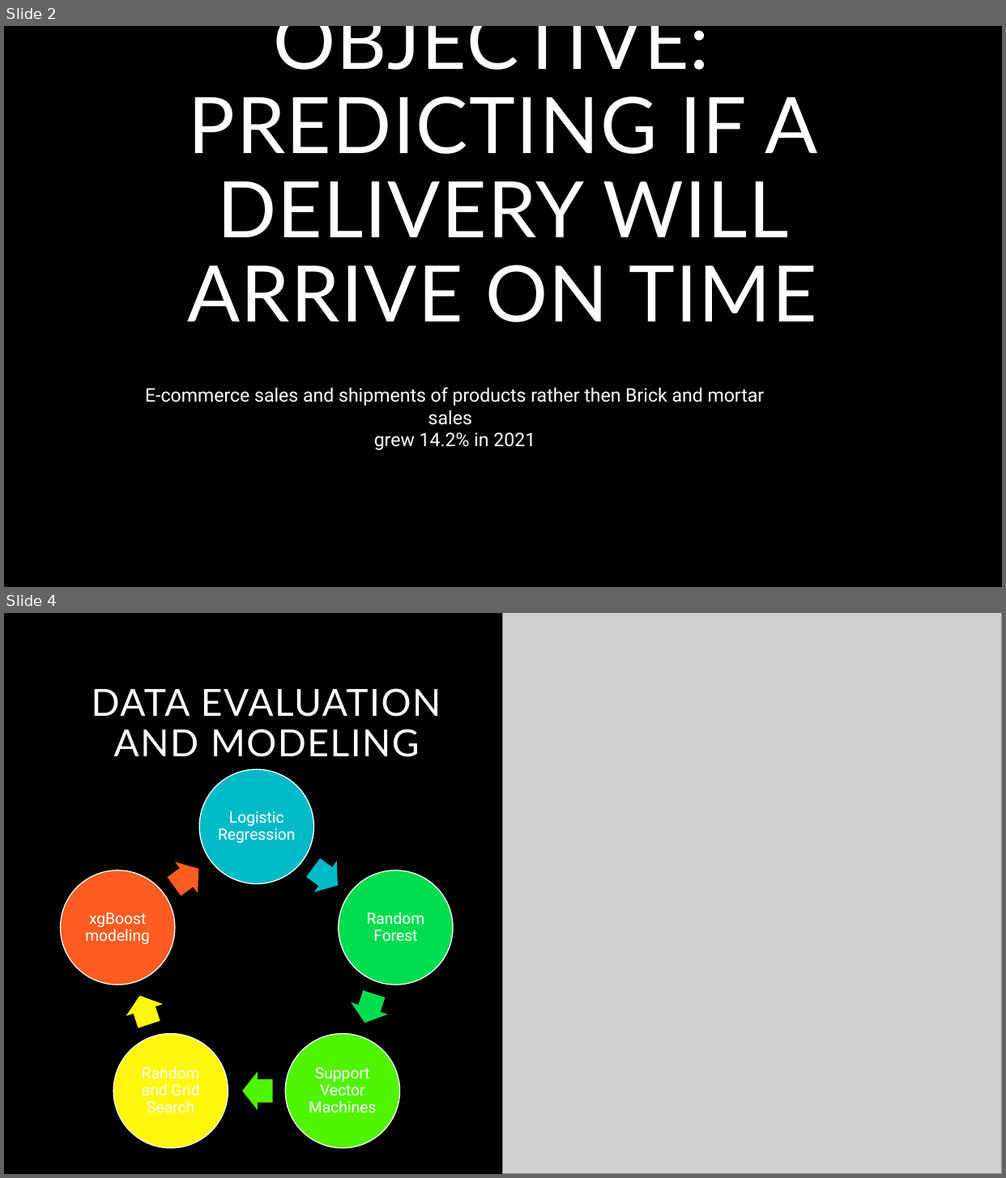
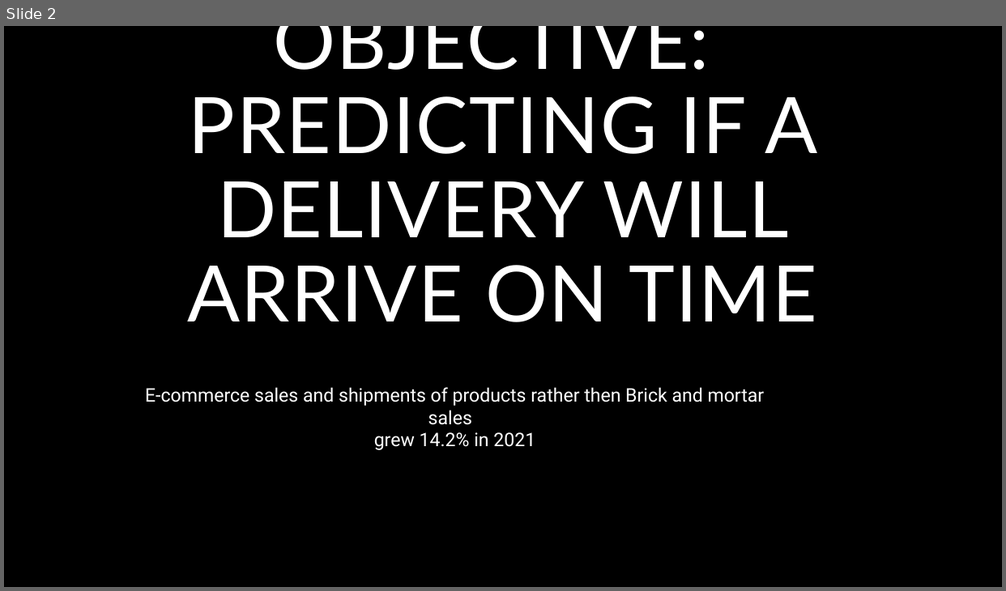
Before and after one commit to jaymhart76/e_commerce_classification_project, a slide deck: E-commerce_project.pptx. Shown one above the other, each under a label of ours: slides 2 and 4 before the commit, slide 2 after it; the slides between them are not shown. The pictures are 1006x1178 and 1006x591 pixels, drawn with LibreOffice and Linux fonts; fonts in the diff are those of the drawing; grey boxes stand for pictures; background and template pictures are left out. Boxes give left, top, right and bottom in pixels: in the first picture for what was removed or moved away, otherwise in the second. Text is boxed around its words. In the diff, an @@ line names an element or a change of style, - is before the commit and + after.

```diff
--- a/E-commerce_project.pptx
+++ b/E-commerce_project.pptx
@@ slide 4 removed at box(4, 613, 1002, 1174), background #000000; not listed: 1 template element that a slide beside it also shows @@
@@ rectangle removed at box(4, 613, 1002, 1174) @@
@@ rectangle removed at box(4, 613, 503, 1174) @@
@@ picture removed at box(503, 613, 1002, 1174) @@
@@ title removed at box(91, 688, 441, 757) @@
-DATA EVALUATION AND MODELING
@@ group removed at box(60, 769, 454, 1148): 5 ellipses, 5 texts, 5 right arrows @@
-Logistic Regression
-Random Forest
-Support Vector Machines
-Random and Grid Search
-xgBoost modeling
```
Also in this commit, not shown: 6 slides changed, 2 slides added.
